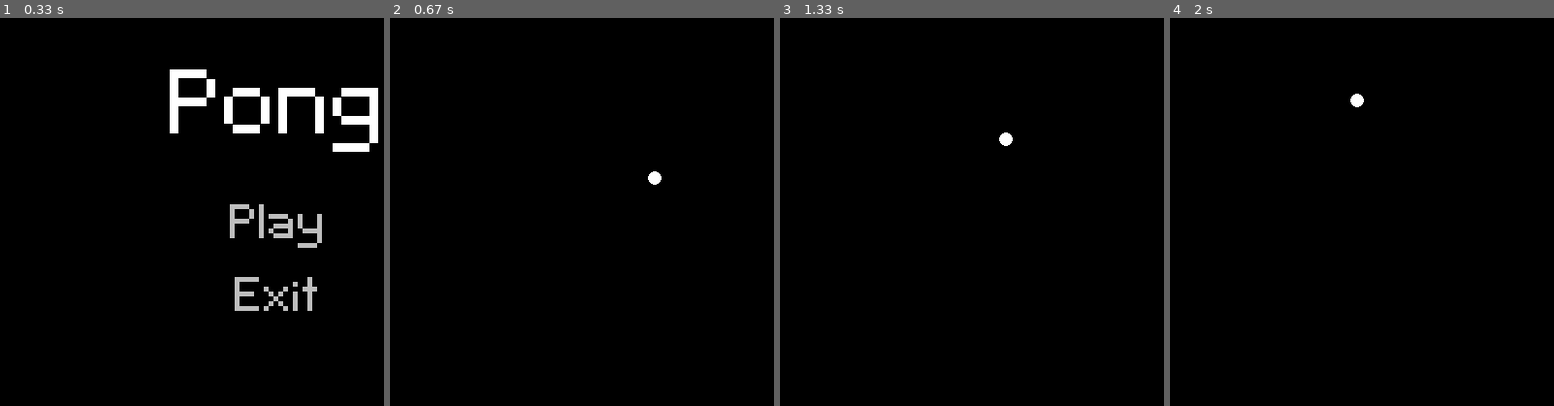
Above: before the commit, frames 1-4 (left to right).
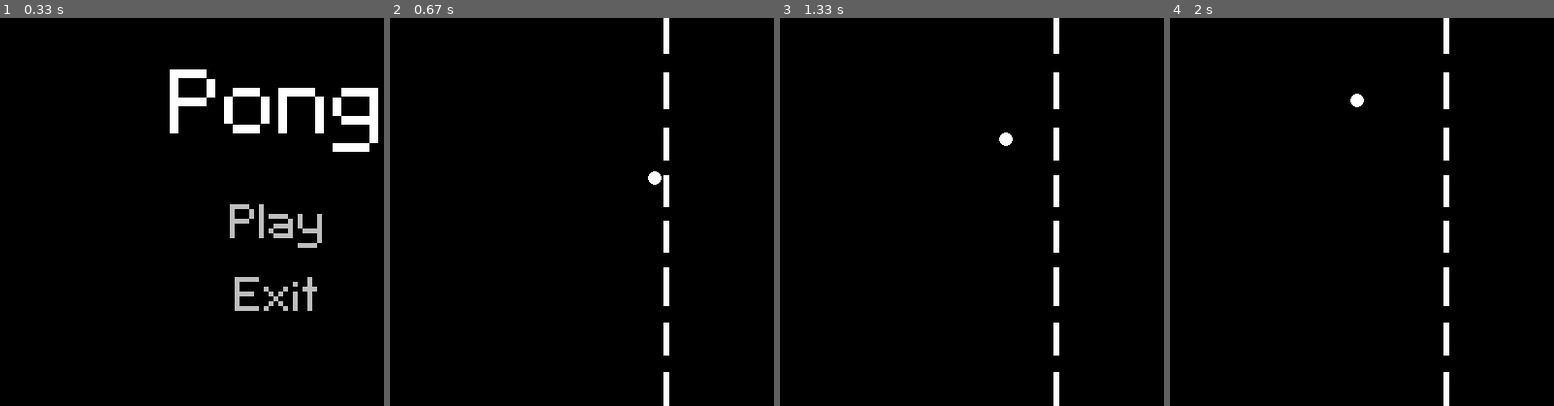
Above: after the commit, the same moments.

Repository: NedzadDonlagic04/pygame-pong
Game: pygame game, started from main.py
Two runs of this game, one before a commit and one after it. Both use one fixed random seed, a clock stepped at 60 frames per second and the inputs below.
Inputs (mouse positions are in pixels of both pictures, inside the frame that each line leads up to):
- Up to frame 1 (0.33 s): no input
- Up to frame 2 (0.67 s): click (666, 212) at 0.38 s
- Up to frame 3 (1.33 s): no input
- Up to frame 4 (2 s): no input

Frame 1 is identical in both runs. In frame 2, 1.1% of the frame differs, in the area x 71-73%, y 0-100%; in frame 3, 1.1%; in frame 4, 1.1%.

Commit message:
Implemented border class

Diff:
--- a/main.py
+++ b/main.py
@@ -33,6 +33,7 @@
         self.mouse = MouseEvent()
 
         self.ball = Ball(width, height)
+        self.border = pygame.sprite.GroupSingle( Border(width, height) )
 
         self.onScreenText = pygame.sprite.Group(self.pongText, self.startText, self.exitText)
         self.state = self.MAIN_MENU
@@ -68,6 +69,8 @@
                 self.onScreenText.draw(self.screen)
                 self.mouse.detectClick(self.onScreenText)
             elif self.state == self.GAME_ONGOING:
+                self.border.draw(self.screen)
+
                 self.ball.update()
                 self.ball.draw(self.screen)
             elif self.state == self.PAUSE:
